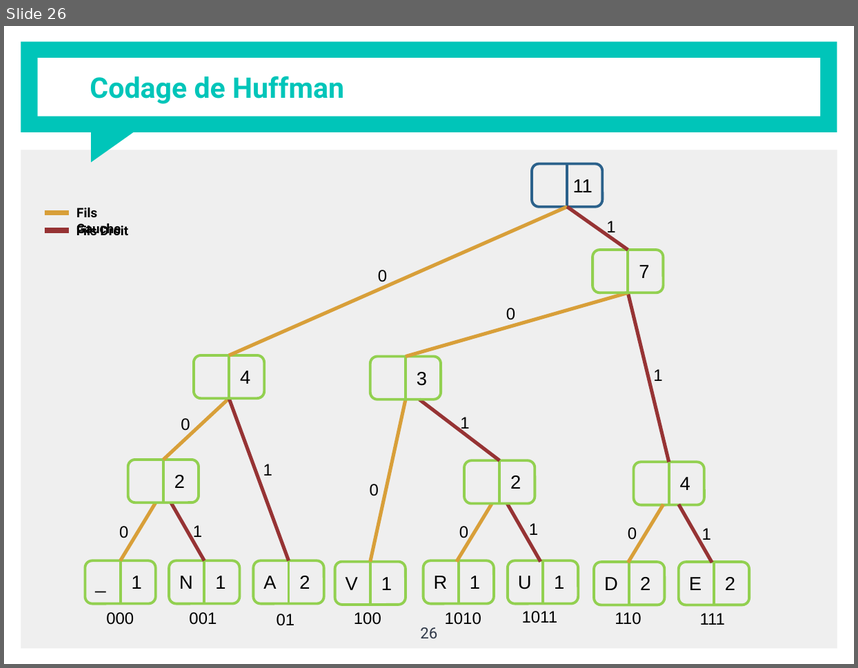
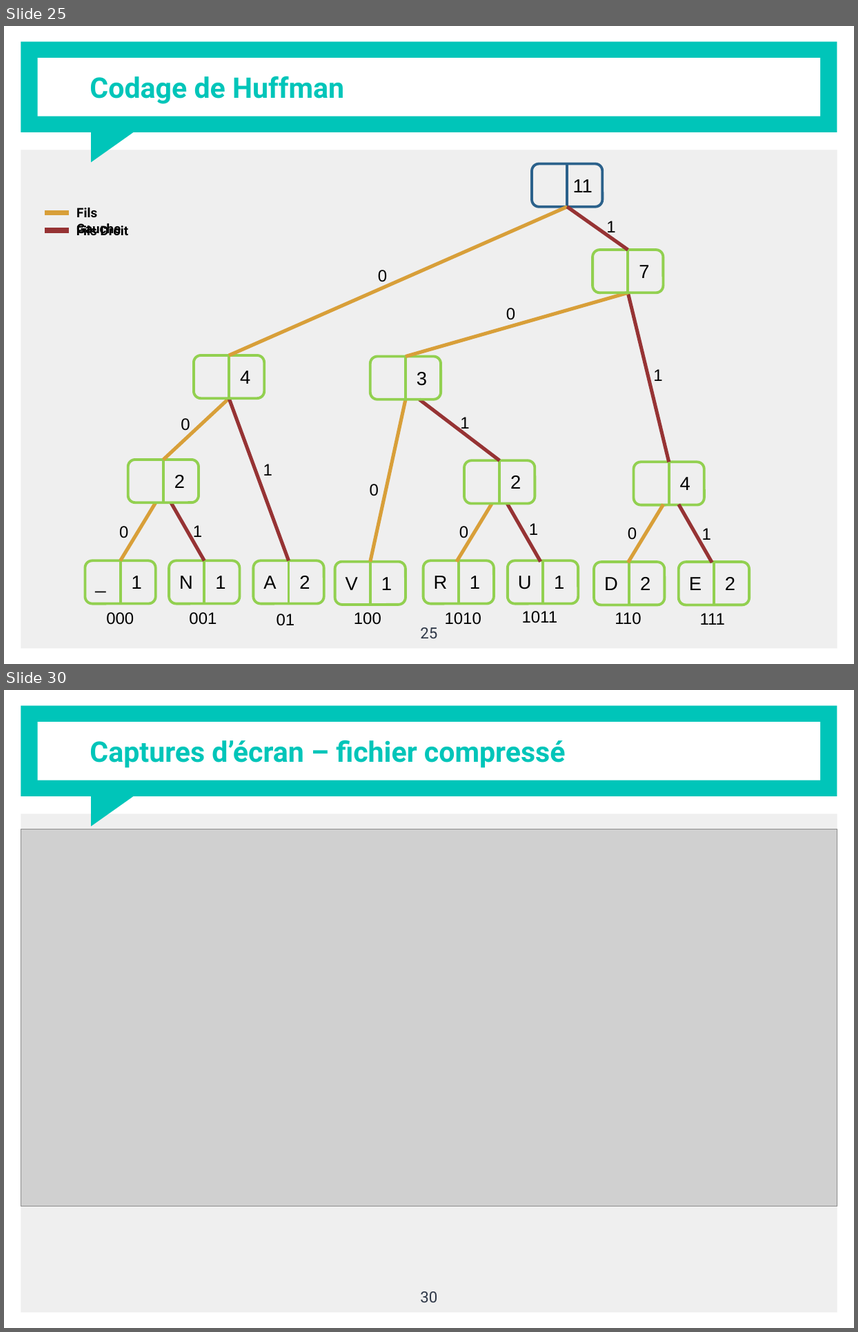
Before and after one commit to evandadure/Huffman_coding, a slide deck: Evan_Dadure_Presentation_Huffmann.pptx. Shown one above the other, each under a label of ours: slide 26 before the commit, slides 25 and 30 after it; the slides between them are not shown. The pictures are 858x668 and 858x1332 pixels, drawn with LibreOffice and Linux fonts; fonts in the diff are those of the drawing; grey boxes stand for pictures. Boxes give left, top, right and bottom in pixels: in the first picture for what was removed or moved away, otherwise in the second. Text is boxed around its words. In the diff, an @@ line names an element or a change of style, - is before the commit and + after.

```diff
--- a/Evan_Dadure_Presentation_Huffmann.pptx
+++ b/Evan_Dadure_Presentation_Huffmann.pptx
@@ slide 30 added at [4,690,854,1328], background #FFFFFF; not listed: 4 template elements that a slide beside it also shows @@
@@ title added at [90,740,565,768], 24 pt, text #00C5B9, bold @@
+Captures d’écran – fichier compressé
@@ picture added at [21,829,838,1206] @@
@@ page number added at [420,1291,437,1302], 13 pt, text #2F3848 @@
+30
@@ what was slide 26 is now slide 25 @@
@@ page number at [420,627,437,638]: text changed @@
-26
+25
```
Also in this commit, not shown: 2 slides changed, 6 other slides added, 1 slide removed, 9 other files.
